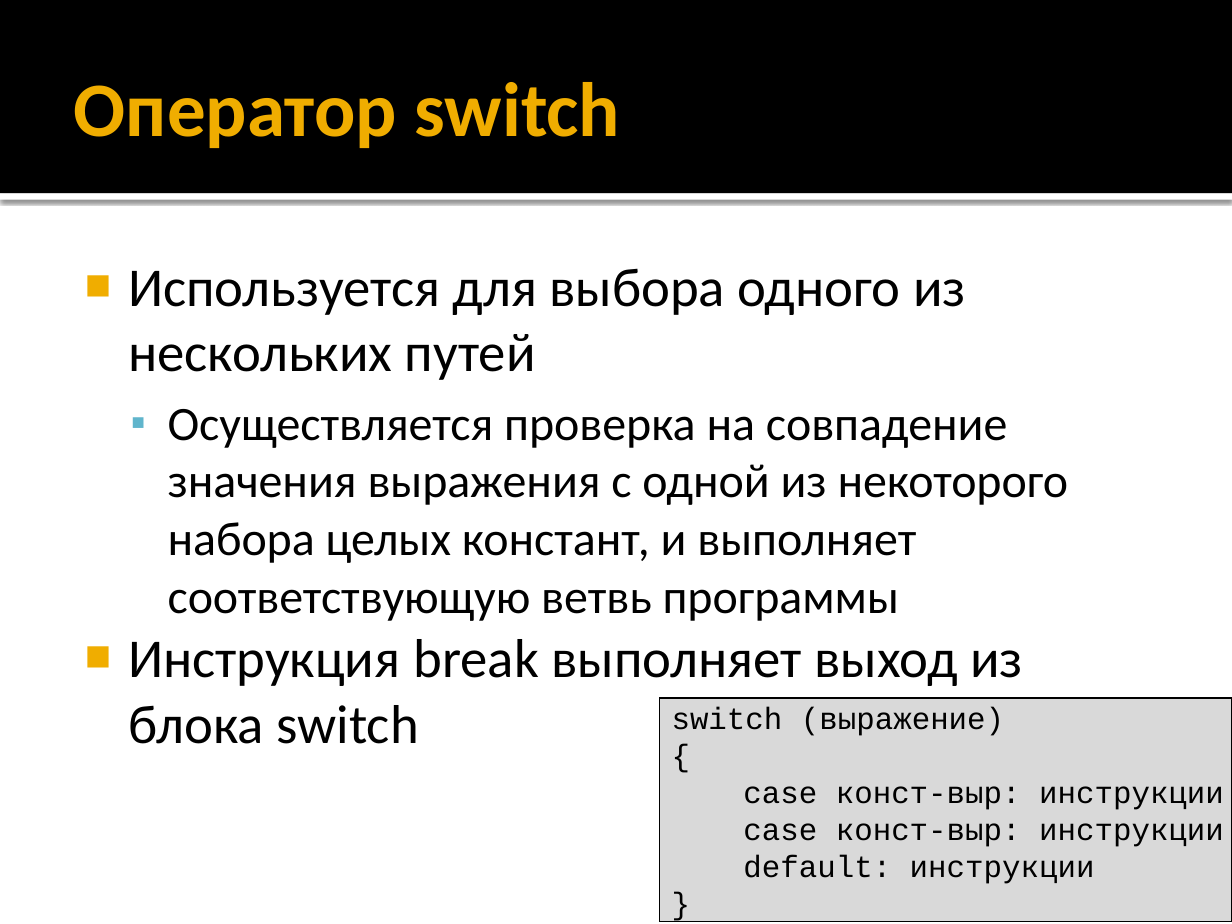
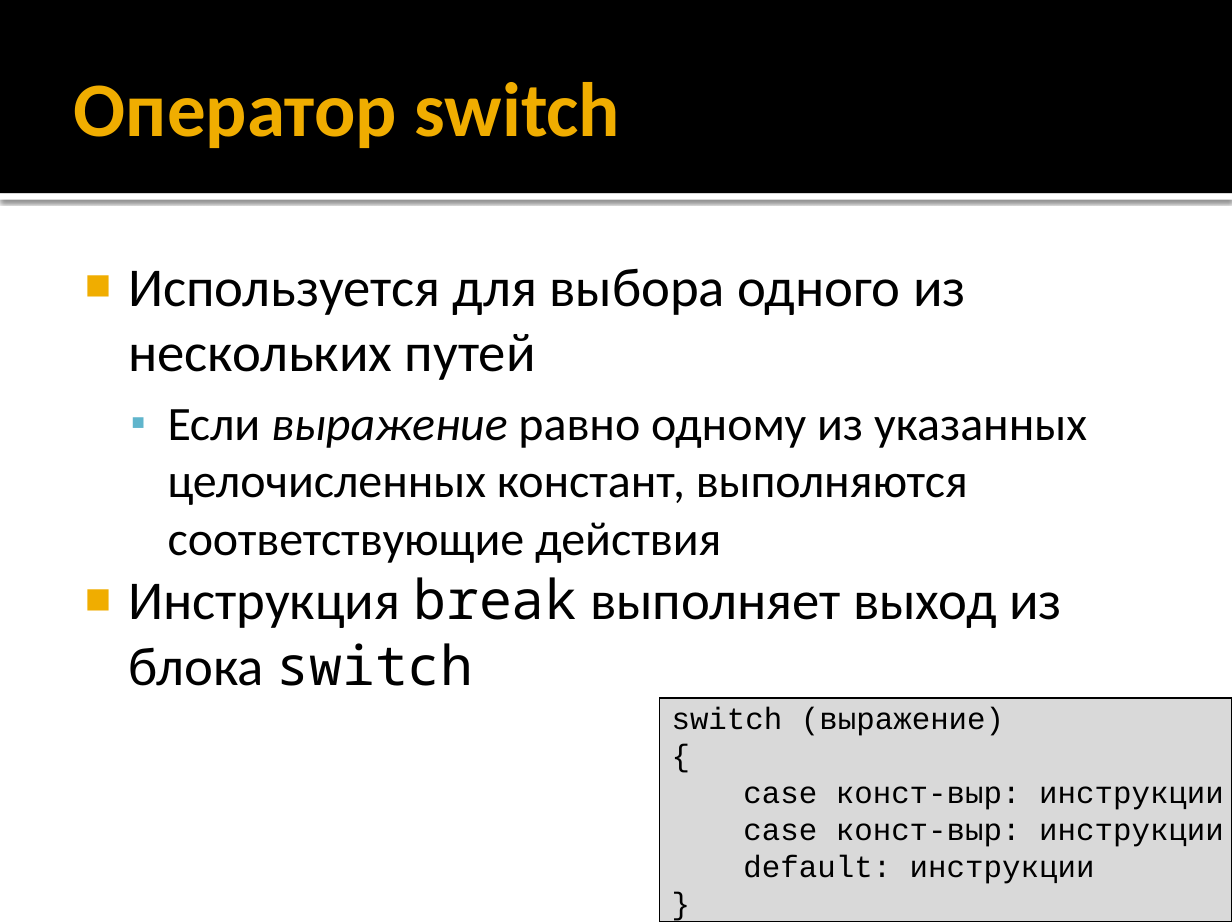
Before and after one commit to alexey-malov/oop, a slide deck: slide 70 of lectures/01/Синтаксис C++.pptx (slide 71 before the commit). Drawn at 1232x924 pixels with LibreOffice and Linux fonts; fonts in the diff are those of the drawing. Boxes give left, top, right and bottom in pixels: in the first picture for what was removed or moved away, otherwise in the second. Text is boxed around its words. In the diff, an @@ line names an element or a change of style, - is before the commit and + after.

```diff
--- a/lectures/01/Синтаксис C++.pptx
+++ b/lectures/01/Синтаксис C++.pptx
@@ text at [168,409,1087,563]: text changed @@
-  ▪ Осуществляется проверка на совпадение значения выражения с одной из некоторого набора целых констант, и выполняет соответствующую ветвь программы
+  ▪ Если выражение равно одному из указанных целочисленных констант, выполняются соответствующие действия
@@ text at [128,577,1062,686]: font Calibri to Noto Sans Mono in "break switch" @@
```
Also in this commit, not shown: 11 other slides changed, 2 slides removed.
